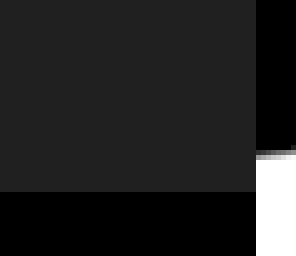
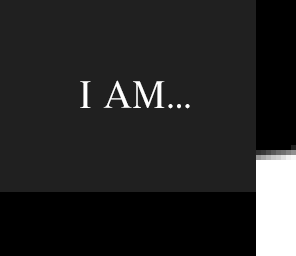
Revision of a layered (296, 256) image; what changed, layer by layer:
added layer "I AM..." above "Layer 1" over [80, 80, 190, 109]
painted on "Layer 1" over [80, 80, 190, 109]
